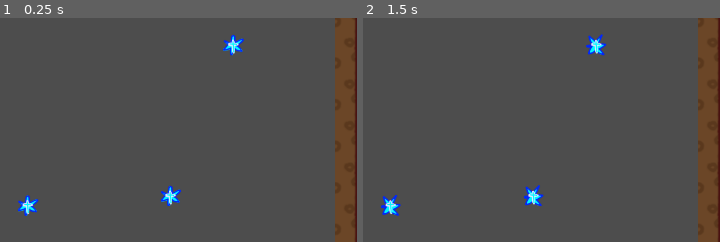
Above: before the commit, frames 1-2 (left to right).
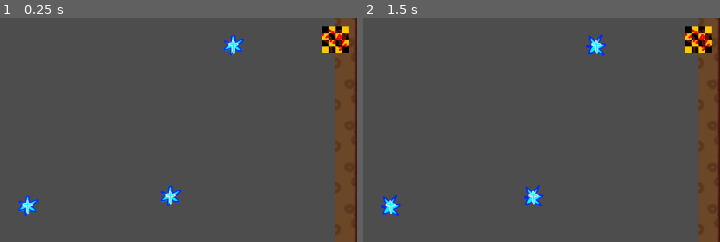
Above: after the commit, the same moments.

Repository: StarikTenger/HellRacing2024
Game: Godot game, scene res://Levels/level_2.tscn
Two runs of this game, one before a commit and one after it. Both use one fixed random seed, a clock stepped at 60 frames per second and the inputs below. This scene is started directly instead of the project's main scene.
Inputs:
- Up to frame 1 (0.25 s): no input
- Up to frame 2 (1.5 s): tap Enter at 0.5 s; hold D (right) 0.53-1.28 s; hold Down (down) from 1.28 s (still down)
The pictures show only the part of the screen within x 23-73%, y 12-62%; the shares and areas given below are measured in that part.

The runs differ from the first frame. In frame 1, 0.9% of the frame differs, in the area x 90-98%, y 3-16%; in frame 2, 0.9%.

Commit message:
Fix obstacles

Diff:
--- a/Levels/level_2.tscn
+++ b/Levels/level_2.tscn
@@ -1,7 +1,8 @@
-[gd_scene load_steps=8 format=3 uid="uid://gf04mfyu57dj"]
+[gd_scene load_steps=9 format=3 uid="uid://gf04mfyu57dj"]
 
 [ext_resource type="PackedScene" uid="uid://cl0bcqriec3jy" path="res://scenes/cooldown_bonus.tscn" id="1_yolfh"]
 [ext_resource type="Texture2D" uid="uid://dt8cagncdty0a" path="res://textures/tileset.png" id="2_nkwly"]
+[ext_resource type="PackedScene" uid="uid://d3j2l3d0w0yq" path="res://scenes/DestructibleObstacle.tscn" id="3_72g57"]
 
 [sub_resource type="GDScript" id="GDScript_5s4vk"]
 script/source = "extends Node2D
@@ -767,4 +768,7 @@
 
 [node name="Bonuses" type="Node2D" parent="."]
 
+[node name="DestructibleObstacle" parent="." instance=ExtResource("3_72g57")]
+position = Vector2(1200, 180)
+
 [connection signal="body_entered" from="FinishPosition" to="FinishPosition" method="_on_body_entered"]
--- a/scripts/DestructibleObstacle.gd
+++ b/scripts/DestructibleObstacle.gd
@@ -4,8 +4,8 @@
 @export var durability: float = 100.0
 
 enum State {
-	ALIVE,
-	DYING
+	ACTIVE,
+	INACTIVE
 }
 
 var state: State
@@ -16,7 +16,7 @@
 
 # Called when the node enters the scene tree for the first time.
 func _ready():
-	state = State.ALIVE
+	state = State.ACTIVE
 	health = durability
 	death_sound = $DestroySound
 	collider_shape = $ColliderShape
@@ -25,26 +25,26 @@
 
 
 # Called every frame. 'delta' is the elapsed time since the previous frame.
-func _process(delta):
+func _process(_delta : float):
 	match state:
-		State.ALIVE:
+		State.ACTIVE:
 			pass
-		State.DYING:
+		State.INACTIVE:
 			if not death_sound.is_playing():
-				queue_free()
+				# queue_free()
+				pass
 
 func hit(impulse: Vector2) -> float:
-	if state == State.ALIVE:
+	if state == State.ACTIVE:
 		var damage = impulse.length()
 		if damage >= health:
 			death_sound.play()
-			state = State.DYING
+			state = State.INACTIVE
 			collider_shape.disabled = true
 			sprite.visible = false
 			return health / damage
 		else:
 			health -= damage
 			return 1
-		return 1
 	else:
 		return 0
--- a/scripts/LevelManager.gd
+++ b/scripts/LevelManager.gd
@@ -5,7 +5,7 @@
 @onready var death_screen: Control = null
 
 var loaded_levels = []
-var current_level_index = 0
+var current_level_index: int = 0
 var current_level: Node2D = null
 var player = null
 
@@ -17,22 +17,23 @@
 	death_screen = $"HUD/Screen/DeathScreen"
 
 func restart_level():
-	var pos: Node2D = current_level.get_node("StartPosition")
-	$"HUD/Screen/DeathScreen".hide()
-	player.spawn(pos.position, 0)
-	current_level.spawn_bonus()
+	load_level(current_level_index)
 
 func restart_game():
 	load_level(0)
 
 func load_level(level_index):
 	current_level_index = level_index
+	print("current_level_index ", current_level_index)
 	assert(level_index >= 0 and level_index < loaded_levels.size())
 	var level_path: PackedScene = loaded_levels[level_index]
 	remove_child(current_level)
 	current_level = level_path.instantiate()
 	add_child(current_level)
-	restart_level()
+	var pos: Node2D = current_level.get_node("StartPosition")
+	$"HUD/Screen/DeathScreen".hide()
+	player.spawn(pos.position, 0)
+	current_level.spawn_bonus()
 
 func goal_reached() -> void:
 	next_level()
@@ -44,7 +45,9 @@
 	death_screen.show_death_screen()
 
 func next_level():
-	current_level_index += 1
+	if current_level_index + 1 < levels.size():
+		current_level_index += 1
+
 	print(current_level_index)
 	if current_level_index < levels.size():
 		load_level(current_level_index)
--- a/scripts/OverheatBar.gd
+++ b/scripts/OverheatBar.gd
@@ -6,7 +6,7 @@
 	skull = $"../../../Skull"
 
 # Called when the node enters the scene tree for the first time.
-func _process(delta):
+func _process(_delta: float):
 	update()
 
 func update():
